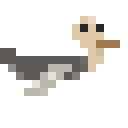
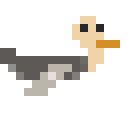
The second 128x128 image is a revision of the first. Changes to its layers:
painted on "Layer 1" over bbox(32, 16, 120, 96)
